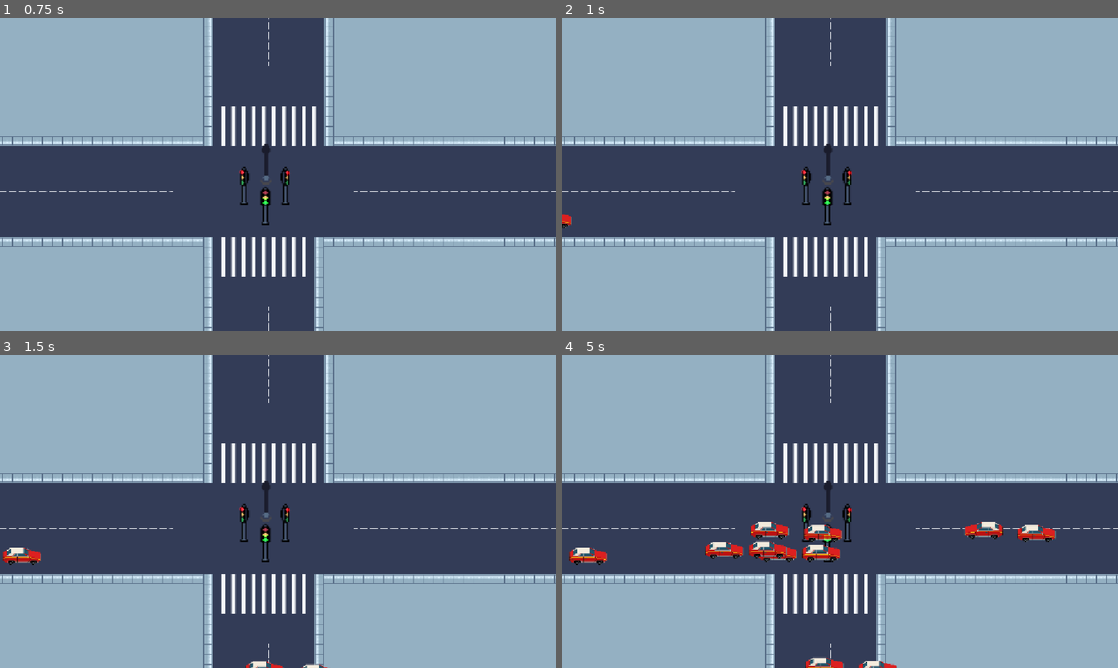
Above: before the commit, frames 1-4 (two rows, left to right).
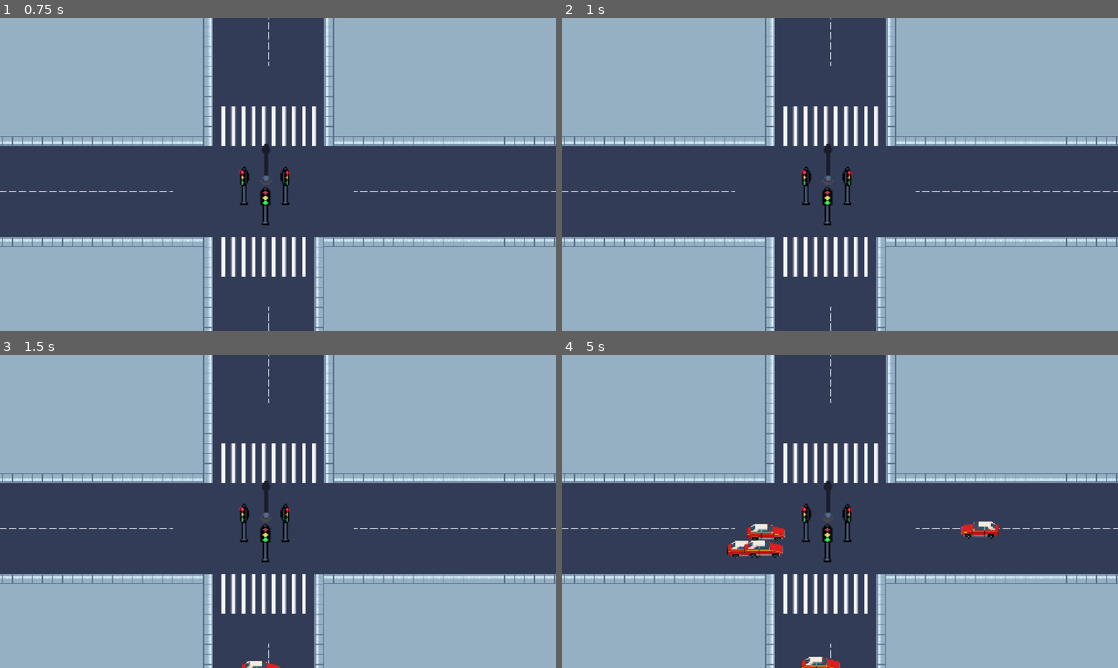
Above: after the commit, the same moments.

Repository: lafgo-fc/game-jam-repoooo
Game: Godot game, scene res://scne/test_one.tscn
Same seed, same stepped clock (60 frames per second), same inputs: the game is played once before the commit and once after it.
Inputs:
- Up to frame 1 (0.75 s): tap Enter (ui_accept) at 0.5 s; hold R (traffic control right and left) from 0.53 s (still down)
- Up to frame 2 (1 s): keep holding R (traffic control right and left); tap Enter (ui_accept) at 0.77 s
- Up to frame 3 (1.5 s): keep holding R (traffic control right and left)
- Up to frame 4 (5 s): keep holding R (traffic control right and left); tap Enter (ui_accept) at 1.52, 3.02, 3.77, 4.52 s

Frame 1 is identical in both runs. In frame 2, less than 0.1% of the frame differs, in the area x 0-2%, y 62-68%; in frame 3, 0.4%; in frame 4, 2.7%, in the area x 1-89%, y 53-100%.

Commit message:
fixed bugs

Diff:
--- a/scne/car.tscn
+++ b/scne/car.tscn
@@ -2,9 +2,6 @@
 
 [ext_resource type="Script" uid="uid://t8hef0i0t6bo" path="res://scne/scripts/car.gd" id="1_evd0w"]
 [ext_resource type="Texture2D" uid="uid://ybpupcwugdkb" path="res://assets/cars/Redcar-1.png" id="2_vceqa"]
-
-[sub_resource type="RectangleShape2D" id="RectangleShape2D_s7wsd"]
-size = Vector2(70, 31)
 
 [sub_resource type="AtlasTexture" id="AtlasTexture_evd0w"]
 atlas = ExtResource("2_vceqa")
@@ -12,11 +9,6 @@
 
 [sub_resource type="SpriteFrames" id="SpriteFrames_s7wsd"]
 animations = [{
-"frames": [],
-"loop": 1,
-"name": &"left",
-"speed": 5.0
-}, {
 "frames": [{
 "duration": 1.0,
 "texture": SubResource("AtlasTexture_evd0w")
@@ -26,18 +18,17 @@
 "speed": 5.0
 }]
 
+[sub_resource type="RectangleShape2D" id="RectangleShape2D_s7wsd"]
+size = Vector2(70, 31)
+
 [node name="car" type="CharacterBody2D" unique_id=1626053297]
 script = ExtResource("1_evd0w")
 
-[node name="Sprite2D" type="Sprite2D" parent="." unique_id=334636195]
-position = Vector2(10, -2)
-texture = ExtResource("2_vceqa")
-
-[node name="CollisionShape2D" type="CollisionShape2D" parent="." unique_id=1023565779]
-position = Vector2(6, -4.5)
-shape = SubResource("RectangleShape2D_s7wsd")
-
 [node name="AnimatedSprite2D" type="AnimatedSprite2D" parent="." unique_id=613896747]
-position = Vector2(95, 3)
+position = Vector2(4, -3)
 sprite_frames = SubResource("SpriteFrames_s7wsd")
 animation = &"right"
+
+[node name="CollisionShape2D" type="CollisionShape2D" parent="AnimatedSprite2D" unique_id=1023565779]
+position = Vector2(1, -1)
+shape = SubResource("RectangleShape2D_s7wsd")
--- a/scne/scripts/car.gd
+++ b/scne/scripts/car.gd
@@ -9,7 +9,7 @@
 var fuckoff : Marker2D
 var fuckedoff = false
 var has_passed = false
-@onready var car_sprite = $Sprite2D
+@onready var car_sprite = $AnimatedSprite2D
 
 func _process(delta: float) -> void:
 	GameData.car_pos = global_position
@@ -17,7 +17,6 @@
 		queue_free()
 	if GameData.car_pos.x>0:
 		car_sprite.flip_h = true
-
 	else:
 		car_sprite.flip_h = false
 	# If the car has already crossed the intersection,
